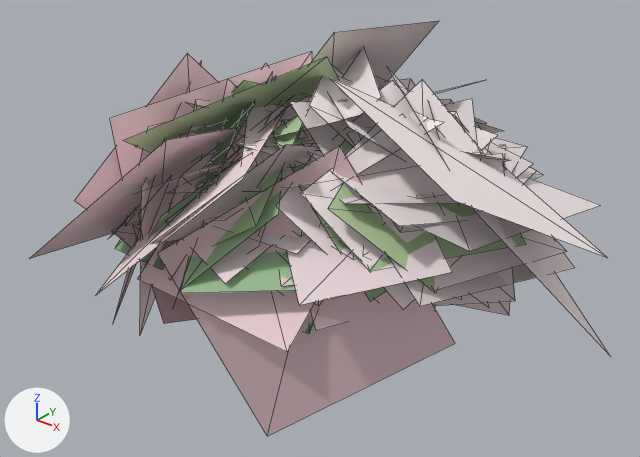
The glTF model world/spring_court/shared/models/cards/crab_apple_v2.glb: old version first, new version second.
Before and after are seen from a 50 mm lens placed at (11.47, -14.02, 11.78), pointed at (0.17, 0.1, 3.02). Every picture has the same lights, and +X, +Y and +Z are marked at lower left. The older version comes first. Mesh edges are drawn as thin lines. Vertices at exactly the same position are counted once.

The first picture shows 'far', 'near'.
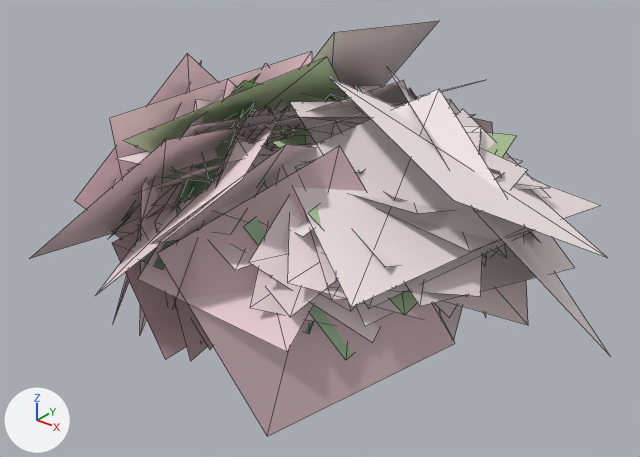
Boxes [x1, y1, x2, y2] around the edits, measured in the pictures (640 x 457 px):
'near', reshaped
    before: [125, 48, 567, 331]
    after: [112, 75, 550, 361]
part 1 of me_near, rebuilt (not visible before)
    after: [493, 244, 507, 258]
part 2 of me_near, rebuilt (not visible afterwards)
    before: [466, 152, 510, 162]
part 3 of me_near, rebuilt (mostly hidden)
    before: [450, 112, 463, 128]
    after: [464, 126, 481, 132]
part 4 of me_near, rebuilt (not visible afterwards)
    before: [393, 222, 418, 232]
part 5 of me_near, rebuilt (not visible afterwards)
    before: [347, 131, 363, 145]
part 6 of me_near, rebuilt (not visible afterwards)
    before: [340, 139, 353, 154]
part 7 of me_near, rebuilt (not visible afterwards)
    before: [345, 80, 485, 157]
part 8 of me_near, rebuilt (not visible afterwards)
    before: [358, 80, 442, 134]
part 9 of me_near, rebuilt (mostly hidden afterwards)
    before: [139, 178, 171, 238]
    after: [177, 166, 194, 214]
part 10 of me_near, rebuilt (not visible afterwards)
    before: [174, 165, 229, 191]
part 11 of me_near, rebuilt (not visible before)
    after: [148, 194, 198, 218]
part 12 of me_near, rebuilt (not visible afterwards)
    before: [169, 145, 219, 210]
part 13 of me_near, rebuilt (not visible afterwards)
    before: [150, 131, 275, 236]
part 14 of me_near, deleted
    before: [125, 48, 567, 331]
part 15 of me_near, built on (mostly hidden before)
    before: [150, 126, 207, 231]
    after: [112, 75, 550, 361]

Patch to the scene script:
```diff
--- a/world/spring_court/shared/models/cards/crab_apple_v2.glb.py
+++ b/world/spring_court/shared/models/cards/crab_apple_v2.glb.py
@@ me_near @@
 # used by ob_near; location = (0.0, 0.0, 0.0)
-me_near.from_pydata(...)  # 2018 vertices, 2012 faces; spans x -4.75..5.47, y -3.94..5.76, z -0.51..6.6
+me_near.from_pydata(...)  # 2144 vertices, 2016 faces; spans x -5.53..5.34, y -3.4..5.51, z -0.51..6.69
+# me_near part 1: the loose piece of 4 vertices spanning x 1.03..4.77, y -0.61..3.22, z 3.49..4.56 is rebuilt with 4 vertices and now spans x 1.66..4.7, y -1.04..2.35, z 3.65..5.31
+# me_near part 2: the loose piece of 4 vertices spanning x 1.01..4.04, y 0.15..2.93, z 4.3..5.59 is rebuilt with 4 vertices and now spans x 0.58..3.5, y -0.16..2.93, z 4.36..5.9
+# me_near part 3: the loose piece of 4 vertices spanning x 0.9..3.84, y -0.88..2.4, z 4.33..5.91 is rebuilt with 4 vertices and now spans x 0.71..4.1, y -1.11..2.07, z 4.38..5.53
+# me_near part 4: the loose piece of 4 vertices spanning x 0.86..4.05, y -1.33..2.22, z 3.9..5.48 is rebuilt with 4 vertices and now spans x 0.39..3.31, y -0.74..2.15, z 4.17..5.67
+# me_near part 5: the loose piece of 4 vertices spanning x 0.97..3.33, y -0.65..2.08, z 3.58..5.78 is rebuilt with 4 vertices and now spans x 1.19..3.4, y -0.71..2.99, z 2.87..5.85
+# me_near part 6: the loose piece of 4 vertices spanning x 0.66..3.58, y -1.45..1.89, z 3.73..5.59 is rebuilt with 4 vertices and now spans x 1.08..3.32, y 0.06..2.92, z 3.68..5.46
+# me_near part 7: the loose piece of 4 vertices spanning x 1.63..3.84, y -1.47..2.06, z 3.07..6.55 is rebuilt with 4 vertices and now spans x 2.3..3.9, y -1.5..1.69, z 2.62..5.4
+# me_near part 8: the loose piece of 4 vertices spanning x 0.48..3.35, y -0.89..1.06, z 3.79..6.47 is rebuilt with 4 vertices and now spans x 0.8..3.08, y -0.78..1.28, z 3.93..4.96
+# me_near part 9: the loose piece of 4 vertices spanning x -3.44..-2.09, y -3.17..0.47, z 1.37..5.08 is rebuilt with 4 vertices and now spans x -3.44..-1.32, y -2.79..0.42, z 1.34..5.17
+# me_near part 10: the loose piece of 4 vertices spanning x -3.14..-0.05, y -2.62..1.4, z 2.74..5.37 is rebuilt with 4 vertices and now spans x -3.06..-0.38, y -1.9..1.29, z 2.78..5.4
+# me_near part 11: the loose piece of 4 vertices spanning x -2.9..0.13, y -2.91..0.01, z 3.3..4.91 is rebuilt with 4 vertices and now spans x -3.13..-0.53, y -2.98..-0.05, z 3.32..4.72
+# me_near part 12: the loose piece of 4 vertices spanning x -2.86..-1.14, y -2.77..-0.28, z 2.63..5.2 is rebuilt with 4 vertices and now spans x -3.26..-0.59, y -2.27..-0.49, z 2.47..4.68
+# me_near part 13: the loose piece of 4 vertices spanning x -3.0..-0.44, y -3.6..0.35, z 2.35..5.42 is rebuilt with 4 vertices and now spans x -3.83..-0.49, y -2.72..1.04, z 2.57..5.06
+# me_near part 14: 297 loose pieces with 1188 vertices, spanning x -4.75..5.47, y -3.94..5.76, z 0.29..6.6, are deleted
+# me_near part 15: 20 vertices removed from x -3.77..-0.57, y -2.93..4.56, z 1.39..5.52; 1372 vertices added at x -5.53..5.34, y -3.4..5.51, z 0.19..6.69
+# other edits to the shape of me_near do not show in these pictures
 me_near.materials.append(mat_defaultmaterial_001)
```
